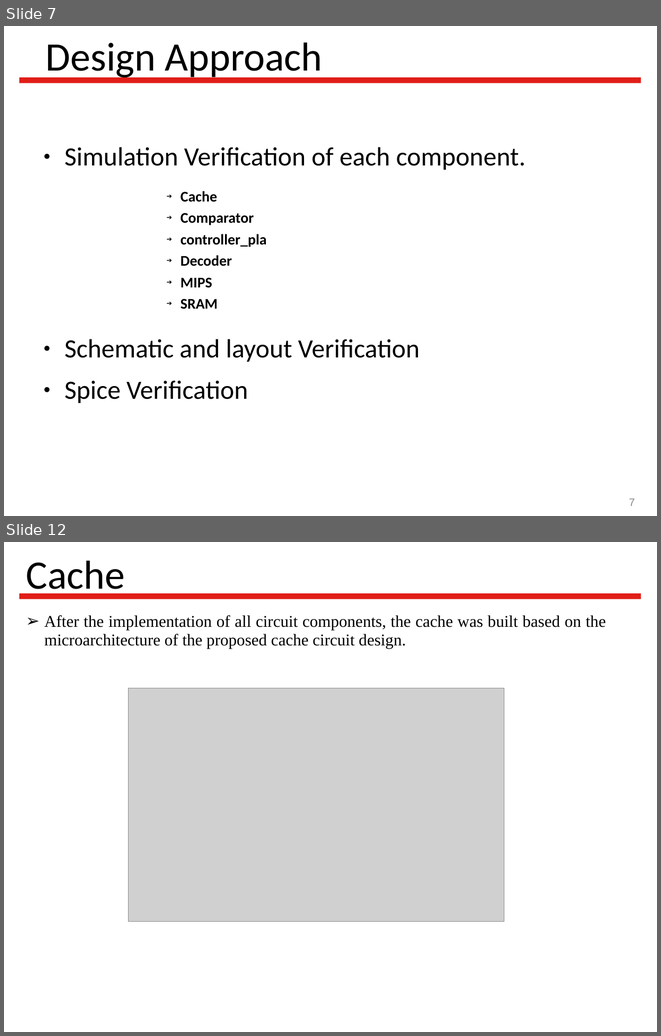
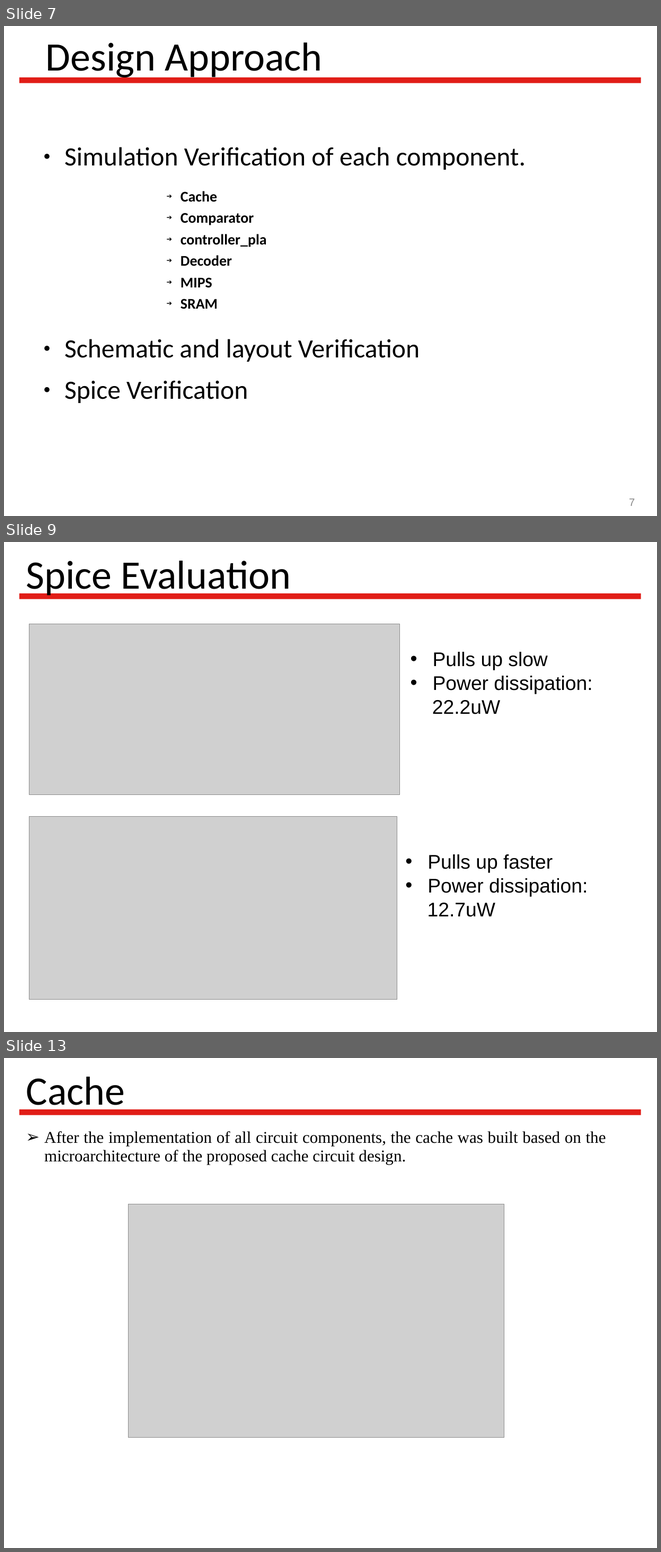
Before and after one commit to Latootoo/ECSE_548, a slide deck: Reports/presentation/Vlsi_project_presentation.ppt. Shown one above the other, each under a label of ours: slides 7 and 12 before the commit, slides 7, 9 and 13 after it; the slides between them are not shown. The pictures are 661x1036 and 661x1552 pixels, drawn with LibreOffice and Linux fonts; fonts in the diff are those of the drawing; grey boxes stand for pictures; background and template pictures are left out. Boxes give left, top, right and bottom in pixels: in the first picture for what was removed or moved away, otherwise in the second. Text is boxed around its words. In the diff, an @@ line names an element or a change of style, - is before the commit and + after.

```diff
--- a/Reports/presentation/Vlsi_project_presentation.ppt
+++ b/Reports/presentation/Vlsi_project_presentation.ppt
@@ slide 9 added at (x1=4, y1=542, x2=657, y2=1032), background #FFFFFF; not listed: 1 template element that a slide beside it also shows @@
@@ title added at (x1=26, y1=561, x2=291, y2=598), 49 pt, text #000000 @@
+Spice Evaluation
@@ picture added at (x1=29, y1=624, x2=400, y2=794) @@
@@ text added at (x1=432, y1=652, x2=592, y2=714), 24 pt, text #000000 @@
+• Pulls up slow
+• Power dissipation:
+22.2uW
@@ picture added at (x1=29, y1=817, x2=397, y2=999) @@
@@ text added at (x1=427, y1=854, x2=588, y2=917), 24 pt, text #000000 @@
+• Pulls up faster
+• Power dissipation:
+12.7uW
@@ what was slide 12 is now slide 13 @@
```
Also in this commit, not shown: 5 slides changed, 1 other slide added, 1 slide removed.
